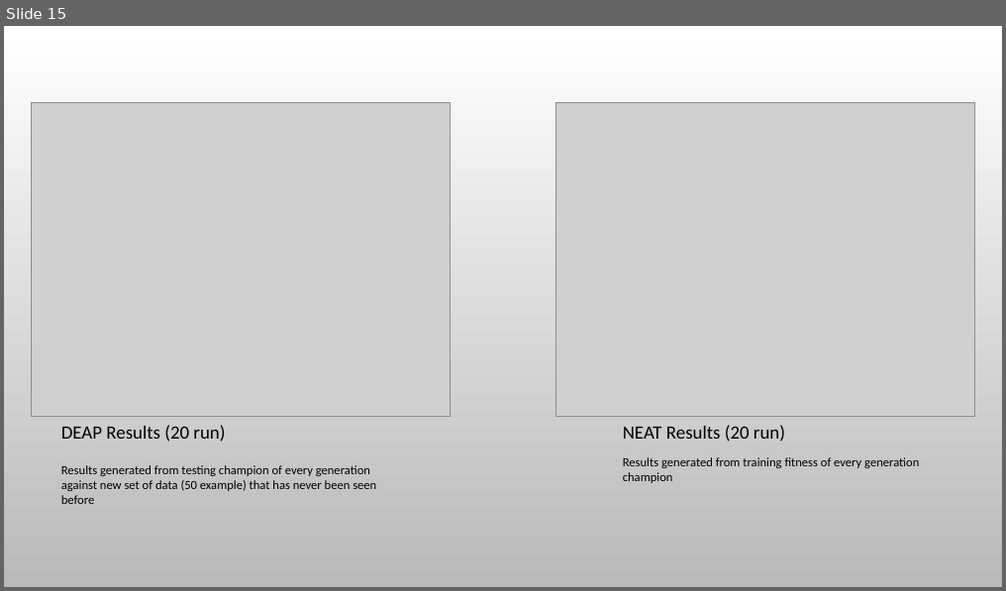
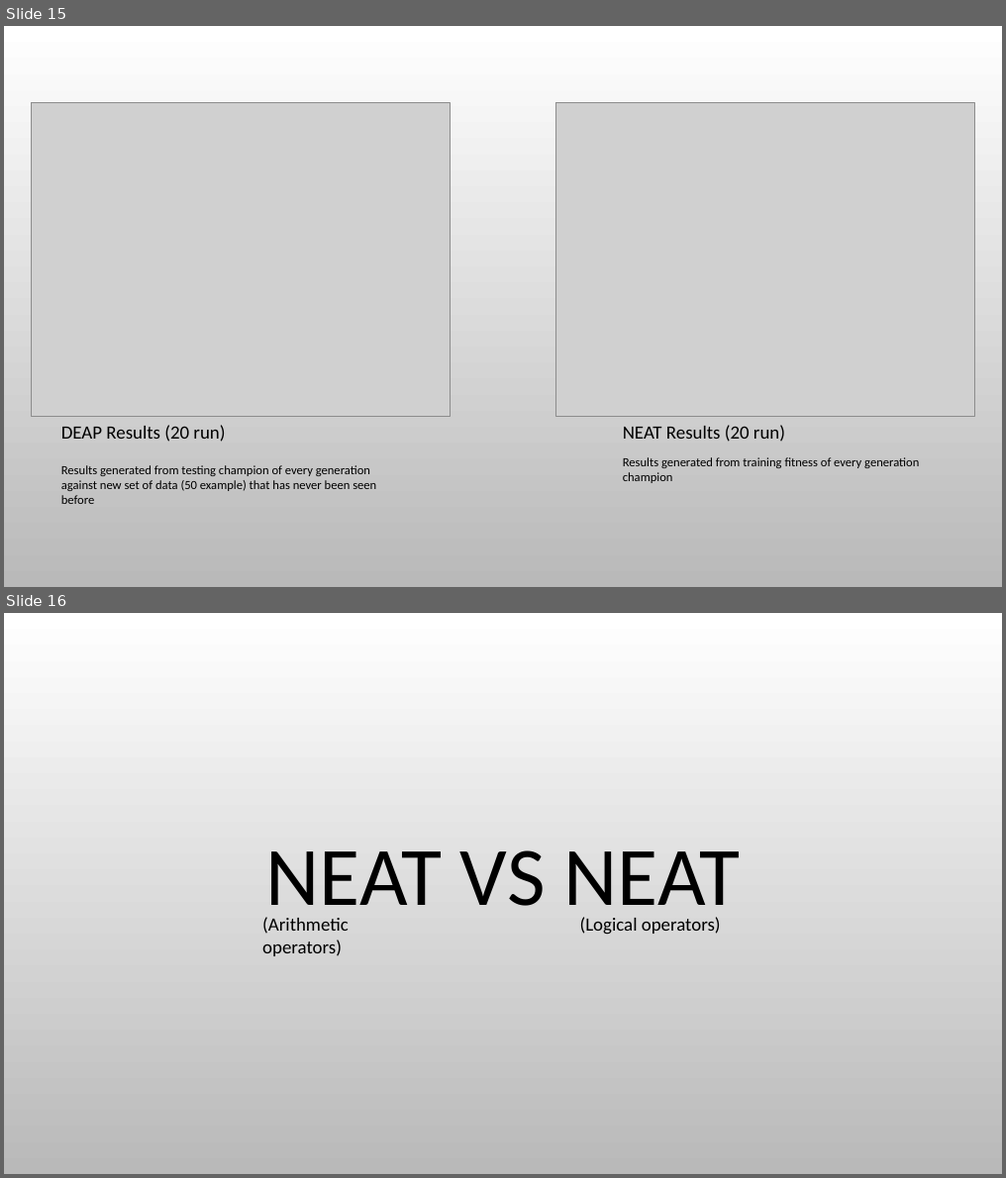
Before and after one commit to Mihyar-30614/Genetic-Programming-Benchmarking-Deep-Memory-Tasks, a slide deck: Results Showcase.pptx. Shown one above the other, each under a label of ours: slide 15 before the commit, slides 15 and 16 after it. The pictures are 1006x591 and 1006x1178 pixels, drawn with LibreOffice and Linux fonts; fonts in the diff are those of the drawing; grey boxes stand for pictures; background and template pictures are left out. Boxes give left, top, right and bottom in pixels: in the first picture for what was removed or moved away, otherwise in the second. Text is boxed around its words. In the diff, an @@ line names an element or a change of style, - is before the commit and + after.

```diff
--- a/Results Showcase.pptx
+++ b/Results Showcase.pptx
@@ slide 16 added at (4, 613, 1002, 1174), background picture (left out) @@
@@ title added at (266, 851, 740, 924), 80 pt, text #000000 @@
+NEAT VS NEAT
@@ text added at (262, 917, 349, 957), 18 pt, text #000000 @@
+(Arithmetic operators)
@@ text added at (580, 917, 721, 935), 18 pt, text #000000 @@
+(Logical operators)
```
Also in this commit, not shown: 4 other slides added, 15 other files.
